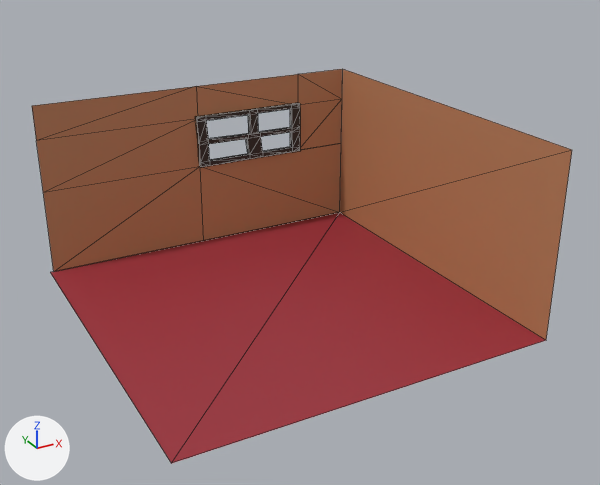
A saved change to the glTF model src/assets/meshes/room.gltf.
The view is the same before and after, from a 50 mm lens placed at (-5.69, -9.2, 4.27), pointed at (-1.95, -2.39, 0.87). Every picture has the same lights, and +X, +Y and +Z are marked at lower left. Mesh edges are drawn as thin lines. Where no turn or scale is listed for an object, it has been applied to the vertices.
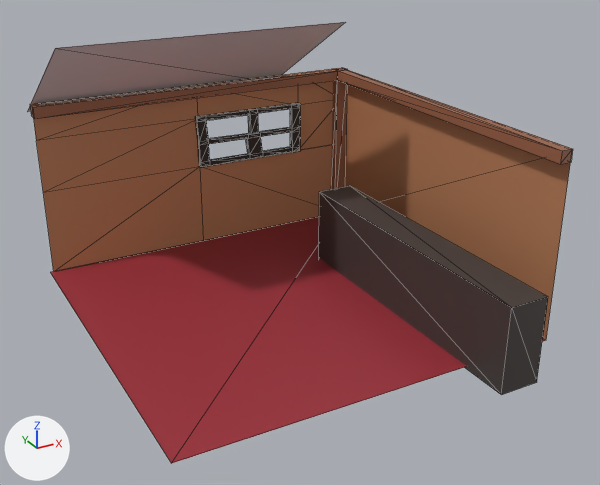
Pixel boxes [x1, y1, x2, y2] of what changed, in the pictures (600 x 485 px):
'Cube.003', added (brown)
    after: [319, 186, 548, 395]
'Plane.003', added
    after: [27, 22, 345, 112]
'Cube.001', added (brown)
    after: [30, 68, 347, 118]
'Cube.002', added (brown)
    after: [338, 69, 573, 164]
'Cube', added (brown)
    after: [331, 67, 348, 189]

Patch to the scene script:
```diff
--- a/src/assets/meshes/room.gltf.py
+++ b/src/assets/meshes/room.gltf.py
@@ me_plane_003 @@
+me_plane_003.from_pydata([(-1.55, -0.87, 0.5), (1.55, -0.87, 0.5), (-1.55, 0.87, -0.5), (1.55, 0.87, -0.5)], [], [(0, 1, 3), (0, 3, 2)])
@@ me_cube_004 @@
+me_cube_004.from_pydata(...)  # a box spanning x -0.21..0.21, y -1.94..1.38, z -0.45..0.45
+me_cube_004.materials.append(mat_material_001)  # picture img_uvpalette
@@ me_cube_003 @@
+me_cube_003.from_pydata(...)  # a box spanning x -1.0..1.0, y -1.0..1.0, z -1.0..1.0
+me_cube_003.materials.append(mat_material_001)  # picture img_uvpalette
@@ ob_plane_003 @@
+ob_plane_003 = bpy.data.objects.new('Plane.003', me_plane_003)
+ob_plane_003.location = (-2.414, -0.579, 2.363)
@@ ob_cube_003 @@
+ob_cube_003 = bpy.data.objects.new('Cube.003', me_cube_004)
+ob_cube_003.location = (-0.8, -2.551, 0.415)
@@ ob_cube_002 @@
+ob_cube_002 = bpy.data.objects.new('Cube.002', me_cube_003)
+ob_cube_002.location = (-0.065, -2.021, 1.948)
+ob_cube_002.rotation_euler = (0.0, 0.0, -1.571)  # degrees (0, 0, -90)
+ob_cube_002.scale = (1.98, 0.0664, -0.0629)
@@ ob_cube_001 @@
+ob_cube_001 = bpy.data.objects.new('Cube.001', me_cube_003.copy())
+ob_cube_001.location = (-1.987, -0.036, 1.948)
+ob_cube_001.scale = (1.98, 0.0664, -0.0629)
@@ ob_cube @@
+ob_cube = bpy.data.objects.new('Cube', me_cube_003.copy())
+ob_cube.location = (-0.064, -0.031, 0.97)
+ob_cube.scale = (0.0799, 0.0664, -1.04)
```
